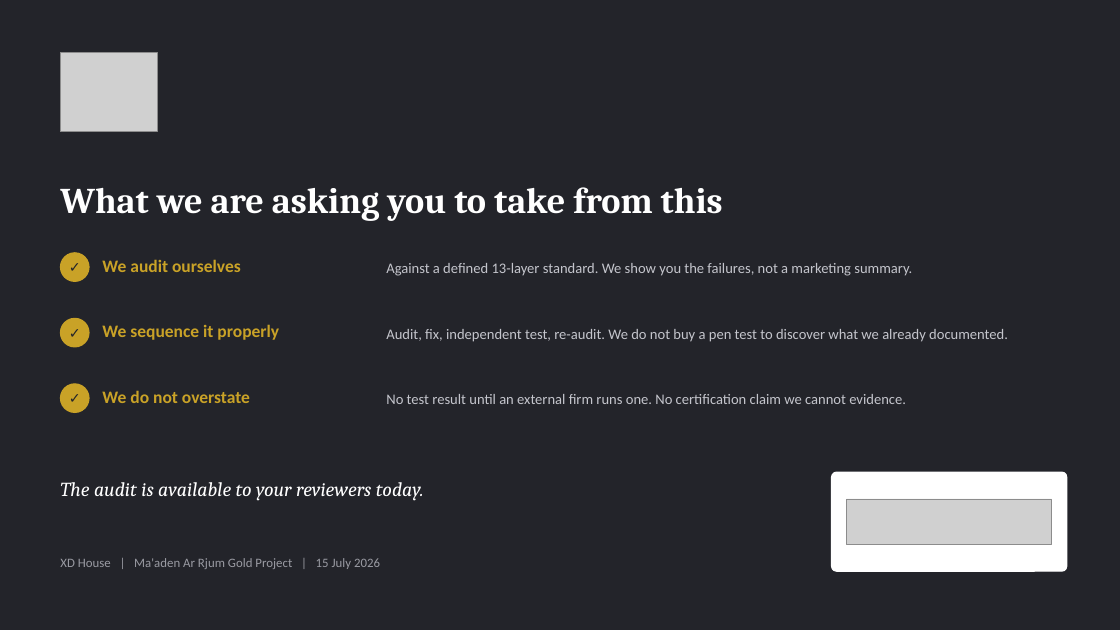
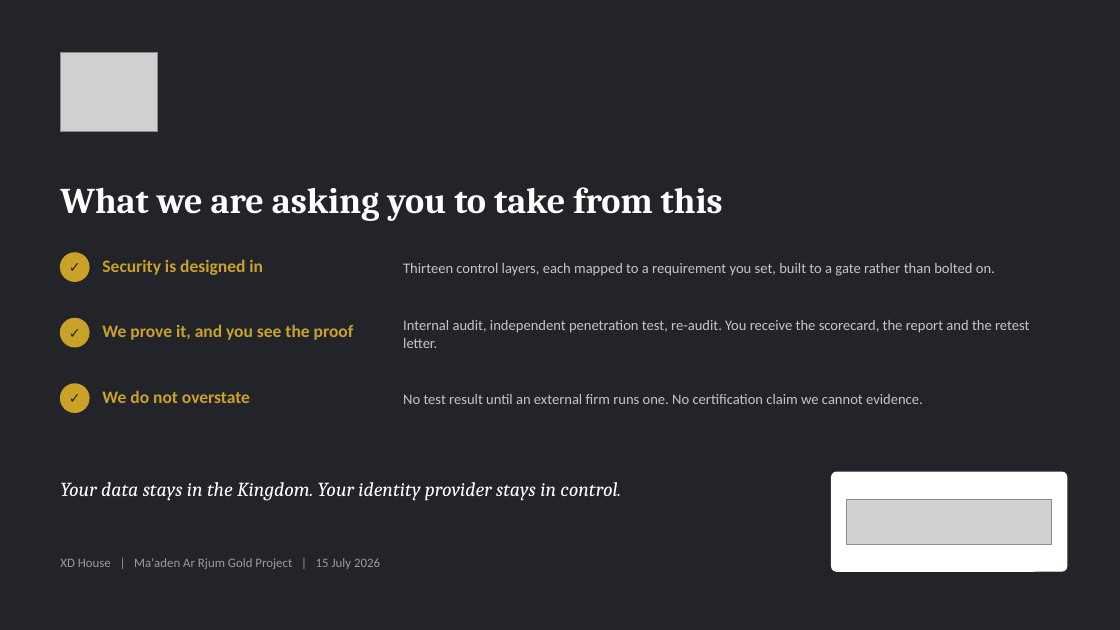
Before and after one commit to XDH-AngelBalilo/XDH_Maaden, a slide deck: slide 9 of RFQ Doc/2026.07.15 Security Pack/Maaden ARGP - Security & Assurance.pptx (slide 10 before the commit). Drawn at 1120x630 pixels with LibreOffice and Linux fonts; fonts in the diff are those of the drawing; grey boxes stand for pictures. Boxes give left, top, right and bottom in pixels: in the first picture for what was removed or moved away, otherwise in the second. Text is boxed around its words. In the diff, an @@ line names an element or a change of style, - is before the commit and + after.

```diff
--- a/RFQ Doc/2026.07.15 Security Pack/Maaden ARGP - Security & Assurance.pptx
+++ b/RFQ Doc/2026.07.15 Security Pack/Maaden ARGP - Security & Assurance.pptx
@@ text at [102,259,263,275]: text changed @@
-We audit ourselves
+Security is designed in
@@ text at [403,263,995,276]: text changed @@
-Against a defined 13-layer standard. We show you the failures, not a marketing summary.
+Thirteen control layers, each mapped to a requirement you set, built to a gate rather than bolted on.
@@ text at [102,324,354,340]: text changed @@
-We sequence it properly
+We prove it, and you see the proof
@@ text at [403,320,1029,348]: text changed @@
-Audit, fix, independent test, re-audit. We do not buy a pen test to discover what we already documented.
+Internal audit, independent penetration test, re-audit. You receive the scorecard, the report and the retest letter.
@@ text "No test result until an ...": place and size @@
-text "No test result until an ..." at [386,394,906,404]
+text "No test result until an ..." at [403,394,923,404]
@@ text at [60,482,621,501]: text changed @@
-The audit is available to your reviewers today.
+Your data stays in the Kingdom. Your identity provider stays in control.
```
Also in this commit, not shown: 5 other slides changed, 2 slides added, 3 slides removed, 8 other files.
